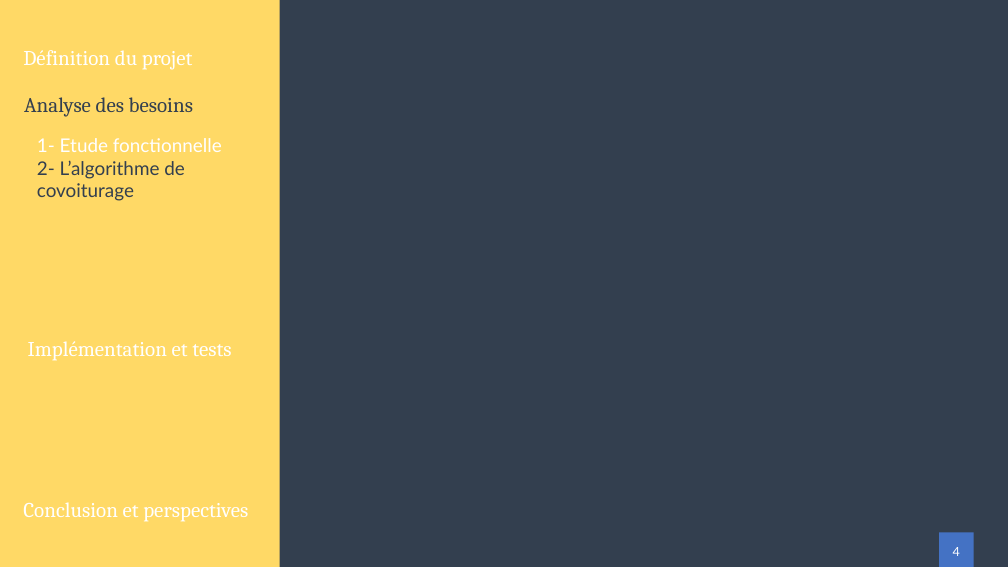
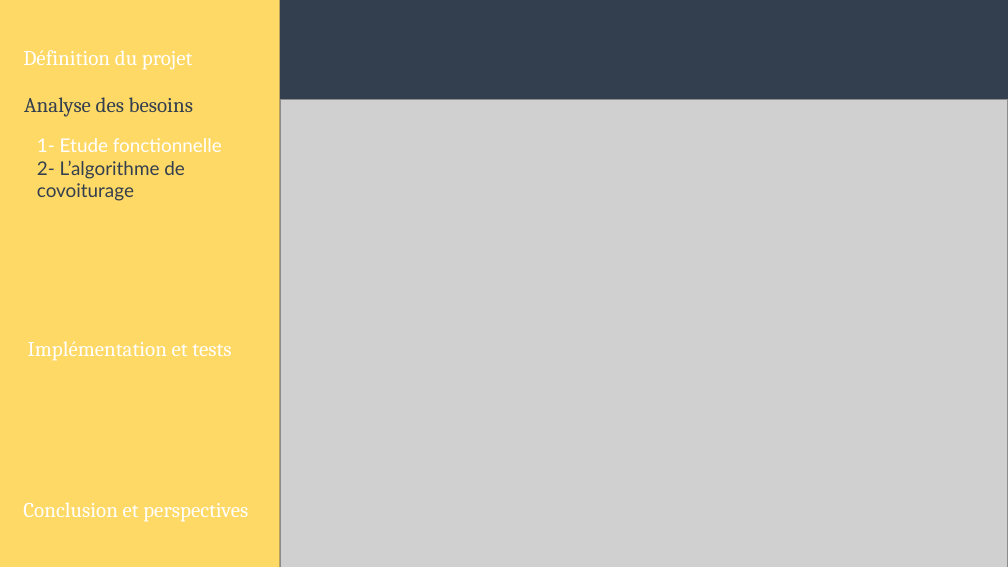
Before and after one commit to Zeuzif/thesis, a slide deck: slide 14 of presentation/Presentation.pptx. Drawn at 1008x567 pixels with LibreOffice and Linux fonts; fonts in the diff are those of the drawing; grey boxes stand for pictures. Boxes give left, top, right and bottom in pixels: in the first picture for what was removed or moved away, otherwise in the second. Text is boxed around its words. In the diff, an @@ line names an element or a change of style, - is before the commit and + after.

```diff
--- a/presentation/Presentation.pptx
+++ b/presentation/Presentation.pptx
@@ picture added at (281,99,1008,567) @@
@@ text removed at (953,547,960,556) @@
-4
```
Also in this commit, not shown: 1 other slide changed, 7 slides added, 5 other files.
